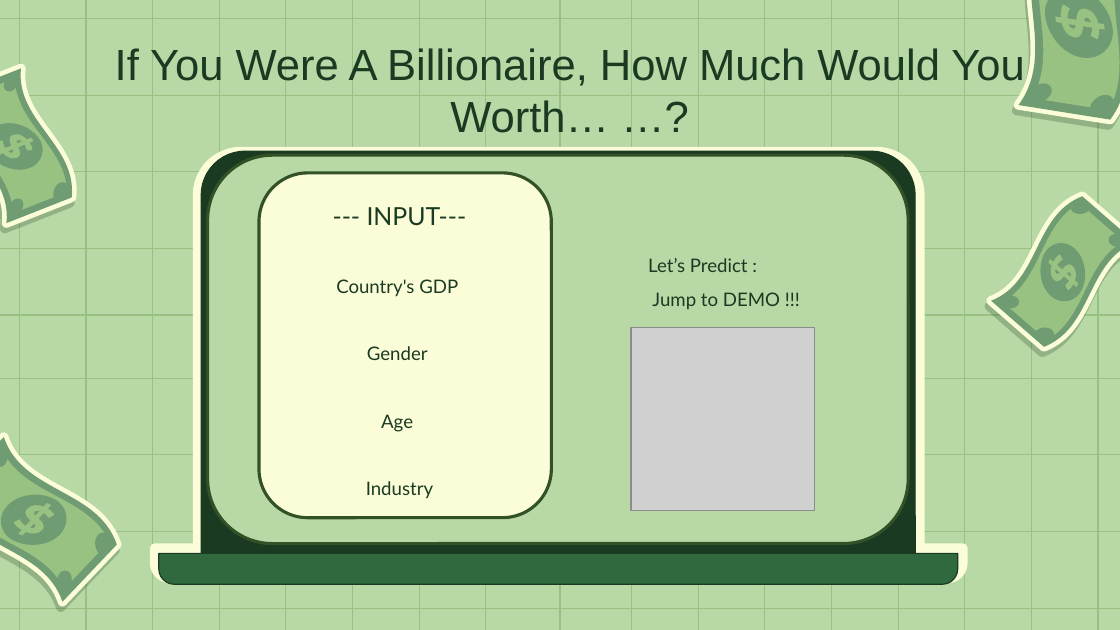
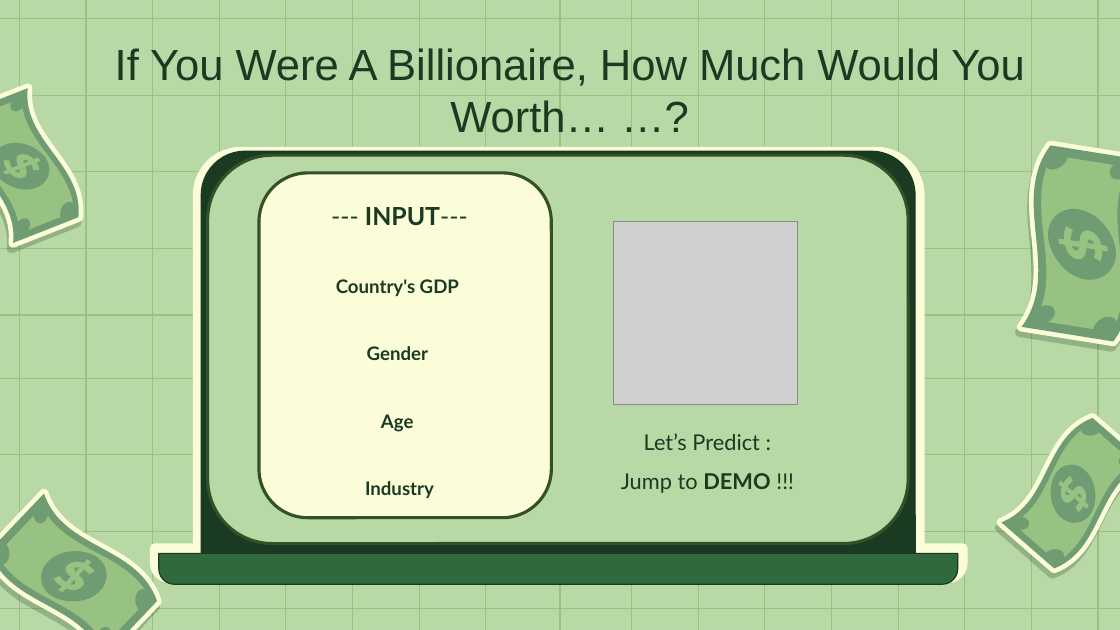
Before and after one commit to gialiubc/project_1, a slide deck: slide 13 of gia/who_are_the_billionaires.pptx. Drawn at 1120x630 pixels with LibreOffice and Linux fonts; fonts in the diff are those of the drawing; grey boxes stand for pictures. Boxes give left, top, right and bottom in pixels: in the first picture for what was removed or moved away, otherwise in the second. Text is boxed around its words. In the diff, an @@ line names an element or a change of style, - is before the commit and + after.

```diff
--- a/gia/who_are_the_billionaires.pptx
+++ b/gia/who_are_the_billionaires.pptx
@@ freeform shape added at (1042,145,1070,174), fill #6F9C73 @@
@@ subtitle "--- INPUT---" at (336,207,468,498): bold on in "INPUT---", "Country's GDP", "Gender", "Age" and 1 more places @@
@@ freeform shape added at (1108,155,1120,185), fill #6F9C73 @@
@@ freeform shape: place and size @@
-freeform shape at (1033,0,1120,68)
+freeform shape at (1035,200,1120,291)
@@ 8 freeform shapes: place and size @@
-8 freeform shapes at (0,63,77,229)
+8 freeform shapes at (0,84,84,249)
@@ picture: place and size @@
-picture at (631,327,814,511)
+picture at (614,221,797,404)
@@ 6 freeform shapes: place and size @@
-6 freeform shapes at (984,0,1120,137)
+6 freeform shapes at (988,129,1120,358)
@@ text "Let’s Predict :": place and size @@
-text "Let’s Predict :" at (648,258,780,309)
+text "Let’s Predict :" at (621,433,770,493)
@@ text "Let’s Predict :" at (621,433,770,493): size 12 to 14 pt; bold on in "DEMO"; alignment left to centre @@
@@ freeform shape: place and size @@
-freeform shape at (0,442,13,469)
+freeform shape at (27,500,54,526)
@@ 9 freeform shapes: place and size @@
-9 freeform shapes at (974,186,1120,357)
+9 freeform shapes at (984,408,1120,579)
@@ freeform shape added at (0,540,15,567), fill #6F9C73 @@
@@ 7 freeform shapes: place and size @@
-7 freeform shapes at (0,419,128,621)
+7 freeform shapes at (0,475,169,630)
```
Also in this commit, not shown: 6 other slides changed, 2 slides removed.
